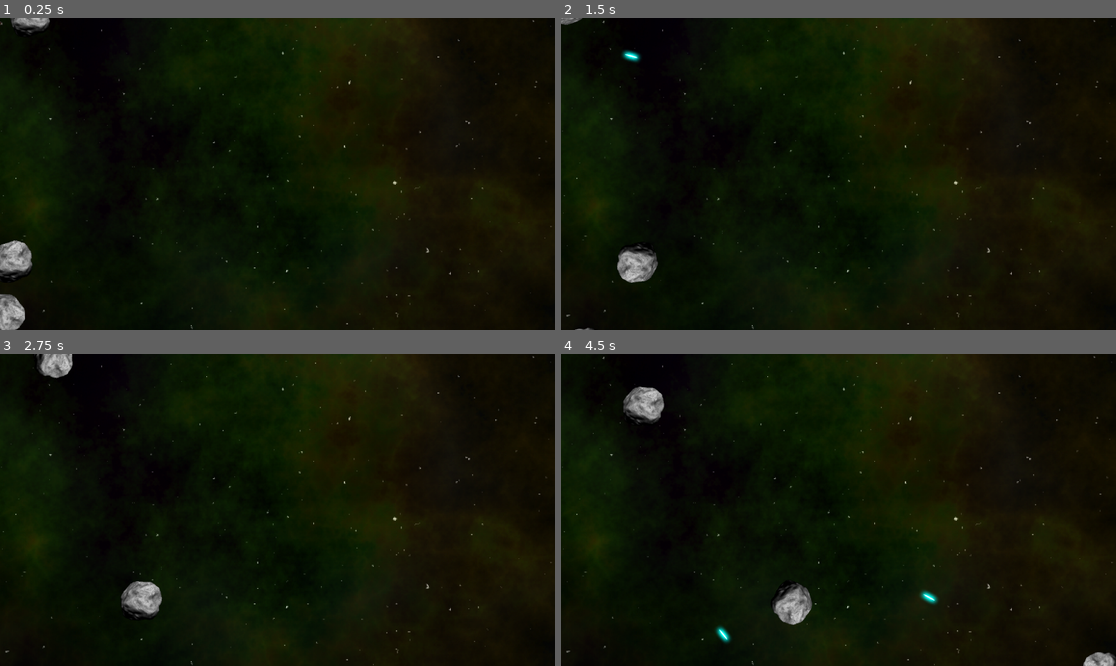
Above: before the commit, frames 1-4 (two rows, left to right).
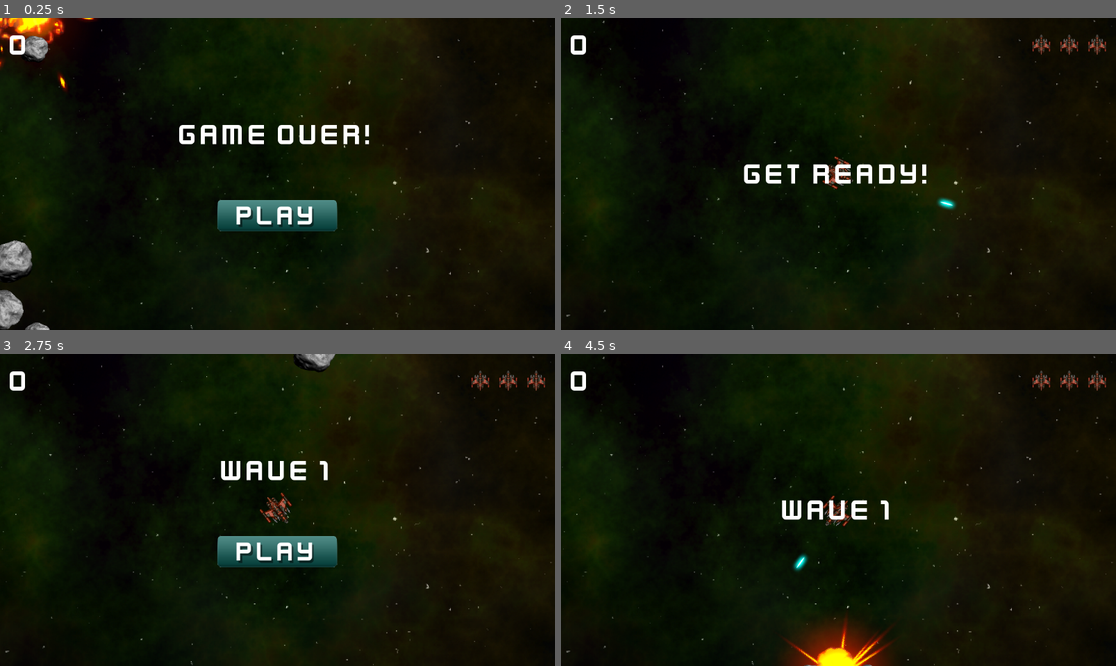
Above: after the commit, the same moments.

Repository: chai-enjoyer/Space-Rocks
Game: Godot game, scene res://scenes/main.tscn
The game is run twice, just before and just after one commit, with the same random seed, the same clock (stepped at 60 frames per second) and the same inputs.
Inputs (mouse positions are in pixels of both pictures, inside the frame that each line leads up to):
- Up to frame 1 (0.25 s): no input
- Up to frame 2 (1.5 s): click (838, 214) at 0.52 s; hold D (rotate_right) from 1.28 s (still down); hold Space (shoot) from 1.28 s (still down)
- Up to frame 3 (2.75 s): release D (rotate_right) at 2.03 s; release Space (shoot) at 2.03 s; hold A (rotate_left) from 2.03 s (still down); tap Space (shoot) at 2.1 s
- Up to frame 4 (4.5 s): release A (rotate_left) at 2.75 s; click (838, 550) at 2.77 s; hold D (rotate_right) 3.53-4.28 s; hold Space (shoot) 3.53-4.28 s; hold W (thrust) from 4.28 s (still down); tap Space (shoot) at 4.35 s

The runs differ from the first frame. In frame 1, 5.1% of the frame differs, in the area x 0-67%, y 0-100%; in frame 2, 2.5%; in frame 3, 4.8%; in frame 4, 5.2%, in the area x 1-100%, y 5-100%.

Commit message:
Add player death, HUD, start screen

Diff:
--- /dev/null
+++ b/scenes/hud.tscn
@@ -0,0 +1,85 @@
+[gd_scene load_steps=8 format=3 uid="uid://dfroapgpp0n6t"]
+
+[ext_resource type="FontFile" uid="uid://cyta3lc2c6ve0" path="res://assets/kenvector_future_thin.ttf" id="1_6fi6k"]
+[ext_resource type="Script" uid="uid://d3mor72pobq4p" path="res://scripts/hud.gd" id="1_uo2fv"]
+[ext_resource type="Texture2D" uid="uid://dyuwg3aqb8p86" path="res://assets/player_small.png" id="2_uo2fv"]
+[ext_resource type="Texture2D" uid="uid://iayj538h6gv6" path="res://assets/play_button.png" id="3_047uy"]
+[ext_resource type="Texture2D" uid="uid://cvrn5uarh7qnq" path="res://assets/play_button_h.png" id="4_5pdws"]
+
+[sub_resource type="LabelSettings" id="LabelSettings_hd3ao"]
+font = ExtResource("1_6fi6k")
+font_size = 64
+
+[sub_resource type="LabelSettings" id="LabelSettings_047uy"]
+font = ExtResource("1_6fi6k")
+font_size = 64
+
+[node name="HUD" type="CanvasLayer"]
+script = ExtResource("1_uo2fv")
+
+[node name="Timer" type="Timer" parent="."]
+wait_time = 2.0
+one_shot = true
+
+[node name="MarginContainer" type="MarginContainer" parent="."]
+anchors_preset = 10
+anchor_right = 1.0
+grow_horizontal = 2
+theme_override_constants/margin_left = 20
+theme_override_constants/margin_top = 20
+theme_override_constants/margin_right = 20
+theme_override_constants/margin_bottom = 20
+
+[node name="HBoxContainer" type="HBoxContainer" parent="MarginContainer"]
+layout_mode = 2
+
+[node name="ScoreLabel" type="Label" parent="MarginContainer/HBoxContainer"]
+layout_mode = 2
+size_flags_horizontal = 3
+text = "0"
+label_settings = SubResource("LabelSettings_hd3ao")
+
+[node name="LivesCounter" type="HBoxContainer" parent="MarginContainer/HBoxContainer"]
+layout_mode = 2
+theme_override_constants/separation = 20
+
+[node name="L1" type="TextureRect" parent="MarginContainer/HBoxContainer/LivesCounter"]
+layout_mode = 2
+texture = ExtResource("2_uo2fv")
+stretch_mode = 5
+
+[node name="L2" type="TextureRect" parent="MarginContainer/HBoxContainer/LivesCounter"]
+layout_mode = 2
+texture = ExtResource("2_uo2fv")
+stretch_mode = 5
+
+[node name="L3" type="TextureRect" parent="MarginContainer/HBoxContainer/LivesCounter"]
+layout_mode = 2
+texture = ExtResource("2_uo2fv")
+stretch_mode = 5
+
+[node name="VBoxContainer" type="VBoxContainer" parent="."]
+anchors_preset = 14
+anchor_top = 0.5
+anchor_right = 1.0
+anchor_bottom = 0.5
+offset_top = -13.5
+offset_bottom = 13.5
+grow_horizontal = 2
+grow_vertical = 2
+theme_override_constants/separation = 100
+
+[node name="Message" type="Label" parent="VBoxContainer"]
+layout_mode = 2
+text = "Space Rocks!"
+label_settings = SubResource("LabelSettings_047uy")
+horizontal_alignment = 1
+
+[node name="StartButton" type="TextureButton" parent="VBoxContainer"]
+layout_mode = 2
+size_flags_horizontal = 4
+texture_normal = ExtResource("3_047uy")
+texture_hover = ExtResource("4_5pdws")
+
+[connection signal="timeout" from="Timer" to="." method="_on_timer_timeout"]
+[connection signal="pressed" from="VBoxContainer/StartButton" to="." method="_on_start_button_pressed"]
--- a/scenes/main.tscn
+++ b/scenes/main.tscn
@@ -1,9 +1,10 @@
-[gd_scene load_steps=6 format=3 uid="uid://c4nu8tr2qsfrl"]
+[gd_scene load_steps=7 format=3 uid="uid://c4nu8tr2qsfrl"]
 
 [ext_resource type="Texture2D" uid="uid://diq7bt765lfxn" path="res://assets/space_background.png" id="1_0wfyh"]
 [ext_resource type="Script" uid="uid://neycpeks83so" path="res://scripts/main.gd" id="1_jyhfs"]
 [ext_resource type="PackedScene" uid="uid://ddcx3bioe8kql" path="res://scenes/player.tscn" id="2_sugp2"]
 [ext_resource type="PackedScene" uid="uid://bwrcnfn4wnolb" path="res://scenes/rock.tscn" id="2_tbgi4"]
+[ext_resource type="PackedScene" uid="uid://dfroapgpp0n6t" path="res://scenes/hud.tscn" id="5_tbgi4"]
 
 [sub_resource type="Curve2D" id="Curve2D_0wfyh"]
 _data = {
@@ -25,3 +26,9 @@
 curve = SubResource("Curve2D_0wfyh")
 
 [node name="RockSpawn" type="PathFollow2D" parent="RockPath"]
+
+[node name="HUD" parent="." instance=ExtResource("5_tbgi4")]
+
+[connection signal="dead" from="Player" to="." method="game_over"]
+[connection signal="lives_changed" from="Player" to="HUD" method="update_lives"]
+[connection signal="start_game" from="HUD" to="." method="new_game"]
--- a/scenes/player.tscn
+++ b/scenes/player.tscn
@@ -1,13 +1,16 @@
-[gd_scene load_steps=5 format=3 uid="uid://ddcx3bioe8kql"]
+[gd_scene load_steps=6 format=3 uid="uid://ddcx3bioe8kql"]
 
 [ext_resource type="Script" uid="uid://6tgcw42ggvd1" path="res://scripts/player.gd" id="1_g2els"]
 [ext_resource type="PackedScene" uid="uid://c5edk7idyhrgc" path="res://scenes/bullet.tscn" id="2_dqkch"]
 [ext_resource type="Texture2D" uid="uid://de1ggvl3sbms0" path="res://assets/player_ship.png" id="2_qhqgy"]
+[ext_resource type="PackedScene" uid="uid://b4i3us7vbjwd5" path="res://scenes/explosion.tscn" id="4_dqkch"]
 
 [sub_resource type="CircleShape2D" id="CircleShape2D_dqkch"]
 radius = 31.0
 
 [node name="Player" type="RigidBody2D"]
+contact_monitor = true
+max_contacts_reported = 1
 linear_damp = 1.0
 angular_damp = 5.0
 script = ExtResource("1_g2els")
@@ -28,4 +31,13 @@
 one_shot = true
 autostart = true
 
+[node name="Explosion" parent="." instance=ExtResource("4_dqkch")]
+visible = false
+
+[node name="InvulerabilityTimer" type="Timer" parent="."]
+wait_time = 2.0
+one_shot = true
+
+[connection signal="body_entered" from="." to="." method="_on_body_entered"]
 [connection signal="timeout" from="GunCooldown" to="." method="_on_gun_cooldown_timeout"]
+[connection signal="timeout" from="InvulerabilityTimer" to="." method="_on_invulerability_timer_timeout"]
--- /dev/null
+++ b/scripts/hud.gd
@@ -0,0 +1,35 @@
+extends CanvasLayer
+
+signal start_game
+
+@onready var lives_counter = $MarginContainer/HBoxContainer/LivesCounter.get_children()
+@onready var score_label = $MarginContainer/HBoxContainer/ScoreLabel
+@onready var message = $VBoxContainer/Message
+@onready var start_button = $VBoxContainer/StartButton
+
+func show_message(text) -> void:
+	message.text = text
+	message.show()
+	$Timer.start()
+
+func update_score(value) -> void:
+	score_label.text = str(value)
+
+func update_lives(value) -> void:
+	for item in 3:
+		lives_counter[item].visible = value > item
+
+func game_over() -> void:
+	show_message("Game Over!")
+	await  $Timer.timeout
+	start_button.show()
+
+
+
+func _on_start_button_pressed() -> void:
+	start_button.hide()
+	start_game.emit()
+
+func _on_timer_timeout() -> void:
+	message.hide()
+	message.text = ""
--- a/scripts/main.gd
+++ b/scripts/main.gd
@@ -3,11 +3,21 @@
 @export var rock_scene : PackedScene
 
 var screensize = Vector2.ZERO
+var level = 0
+var score = 0
+var playing = false
+
 
 func _ready() -> void:
 	screensize = get_viewport().get_visible_rect().size
 	for i in 3:
 		spawn_rock(3)
+
+func _process(delta: float) -> void:
+	if not playing:
+		return
+	if get_tree().get_nodes_in_group("rocks").size() == 0:
+		new_level()
 
 func spawn_rock(size, pos=null, vel=null) -> void:
 	if pos == null:
@@ -21,6 +31,26 @@
 	call_deferred("add_child", r)
 	r.exploded.connect(self._on_rock_exploded)
 
+func new_game() -> void:
+	get_tree().call_group("rocks", "queue_free")
+	level = 0
+	score = 0
+	$HUD.update_score(score)
+	$HUD.show_message("GET READY!")
+	$Player.reset()
+	await $HUD/Timer.timeout
+	playing = true
+
+func new_level() -> void:
+	level += 1
+	$HUD.show_message("WAVE %s" % level)
+	for i in level:
+		spawn_rock(3)
+
+func game_over() -> void:
+	playing = false
+	$HUD.game_over()
+
 func _on_rock_exploded(size, radius, pos, vel) -> void:
 	if size <= 1:
 		return
--- a/scripts/player.gd
+++ b/scripts/player.gd
@@ -1,4 +1,7 @@
 extends RigidBody2D
+
+signal lives_changed
+signal dead
 
 @export var engine_power = 500
 @export var spin_power = 8000
@@ -10,6 +13,9 @@
 var thrust = Vector2.ZERO
 var rotation_dir = 0
 var radius
+var reset_pos = false
+var lives = 0: set = set_lives
+
 
 enum {
 	INIT,
@@ -39,17 +45,27 @@
 	xform.origin.x = wrapf(xform.origin.x, 0 - radius, screensize.x + radius)
 	xform.origin.y = wrapf(xform.origin.y, 0 - radius, screensize.y + radius)
 	physics_state.transform = xform
+	if reset_pos:
+		physics_state.transform.origin = screensize / 2
+		reset_pos = false
 
 func change_state(new_state) -> void:
 	match new_state:
 		INIT:
 			$CollisionShape2D.set_deferred("disabled", true)
+			$Sprite2D.modulate.a = 0.5
 		ALIVE:
 			$CollisionShape2D.set_deferred("disabled", false)
+			$Sprite2D.modulate.a = 1
 		INVURNELABLE:
 			$CollisionShape2D.set_deferred("disabled", true)
+			$Sprite2D.modulate.a = 0.5
+			$InvulerabilityTimer.start()
 		DEAD:
 			$CollisionShape2D.set_deferred("disabled", true)
+			$Sprite2D.hide()
+			linear_velocity = Vector2.ZERO
+			dead.emit()
 	state = new_state
 
 func get_input() ->void:
@@ -71,6 +87,37 @@
 	get_tree().root.add_child(b)
 	b.start($Muzzle.global_transform)
 
+func set_lives(value) -> void:
+	lives = value
+	lives_changed.emit(lives)
+	if lives <= 0:
+		change_state(DEAD)
+	else:
+		change_state(INVURNELABLE)
+
+func reset() -> void:
+	reset_pos = true
+	$Sprite2D.show()
+	lives = 3
+	change_state(ALIVE)
+
+func explode() -> void:
+	$Explosion.show()
+	$Explosion/AnimationPlayer.play("explosion")
+	await $Explosion/AnimationPlayer.animation_finished
+	$Explosion.hide()
+
 
 func _on_gun_cooldown_timeout() -> void:
 	can_shoot = true
+
+
+func _on_invulerability_timer_timeout() -> void:
+	change_state(ALIVE)
+
+
+func _on_body_entered(body: Node) -> void:
+	if body.is_in_group("rocks"):
+		body.explode()
+		lives -= 1
+		explode()
Not shown, added: scripts/hud.gd.uid
